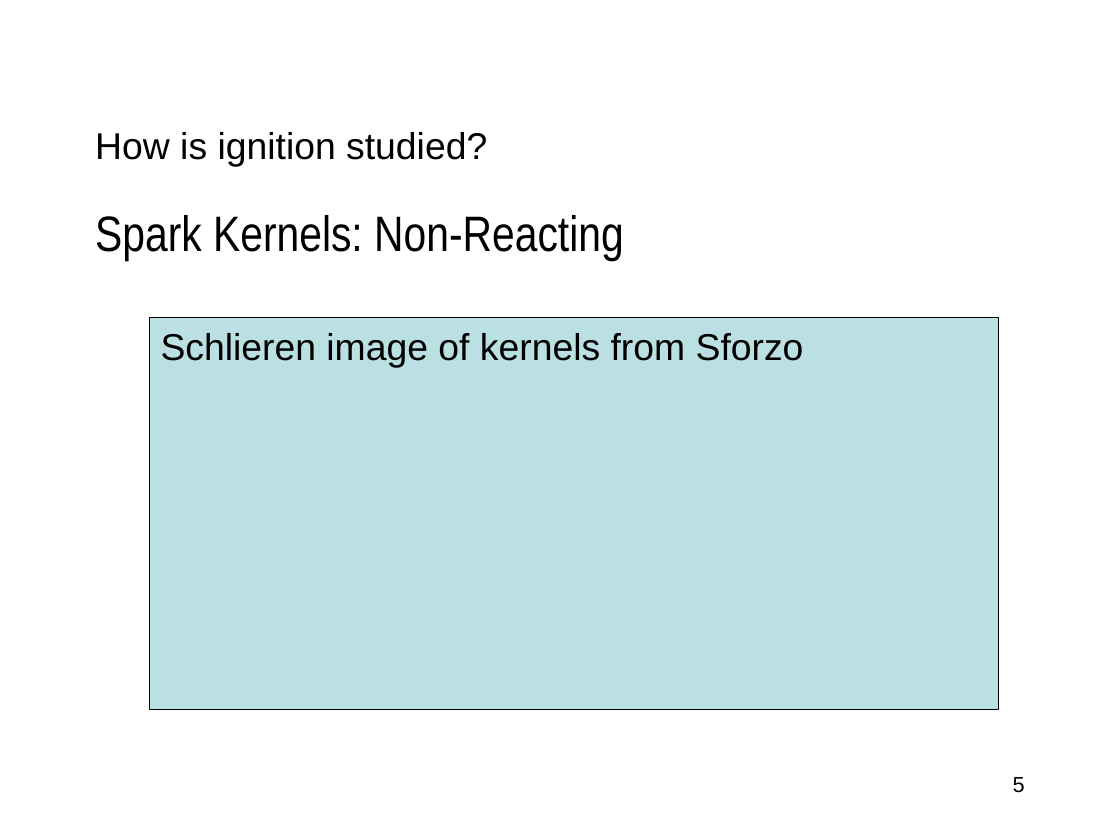
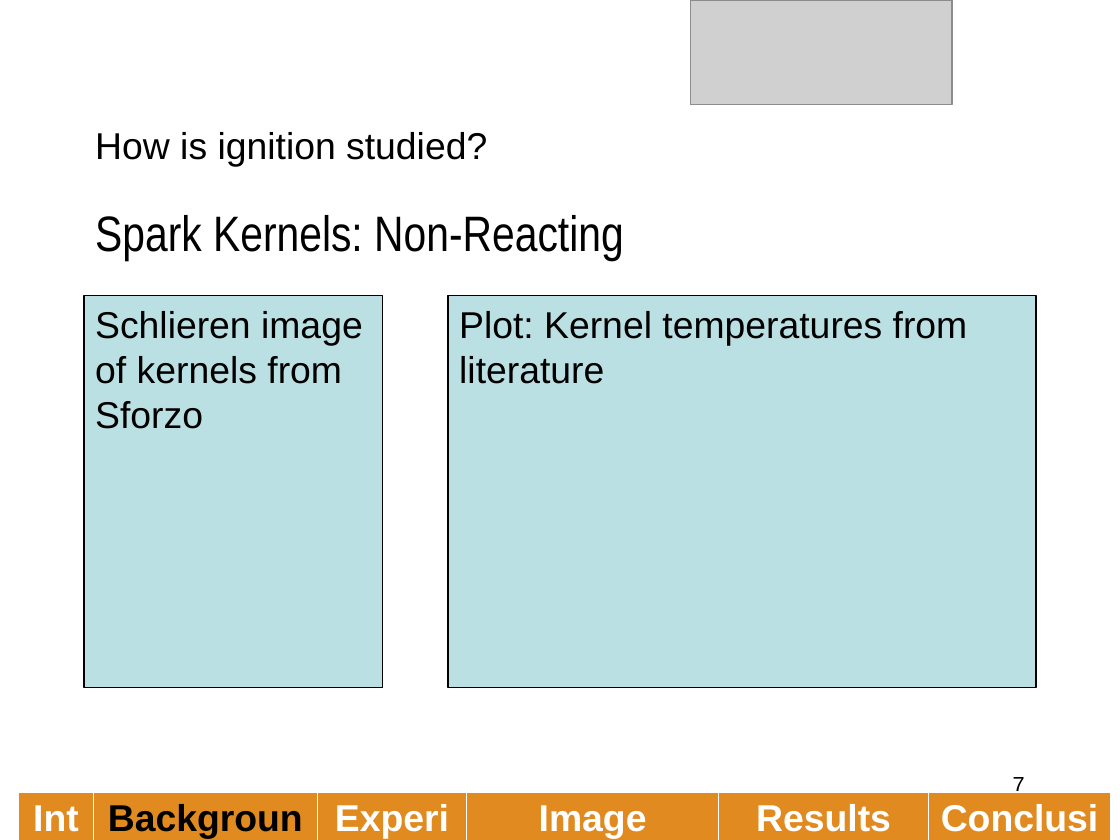
Before and after one commit to caplanda/Spark-Kernels-SciTech-Presentation, a slide deck: slide 7 of Spark Kernels v1.pptx (slide 5 before the commit). Drawn at 1120x840 pixels with LibreOffice and Linux fonts; fonts in the diff are those of the drawing; grey boxes stand for pictures; background and template pictures are left out. Boxes give left, top, right and bottom in pixels: in the first picture for what was removed or moved away, otherwise in the second. Text is boxed around its words. In the diff, an @@ line names an element or a change of style, - is before the commit and + after.

```diff
--- a/Spark Kernels v1.pptx
+++ b/Spark Kernels v1.pptx
@@ picture added at bbox=[691, 0, 952, 104] @@
@@ rectangle "Schlieren image of kernels from ...": place and size @@
-rectangle "Schlieren image of kernels from ..." at bbox=[149, 317, 998, 709]
+rectangle "Schlieren image of kernels from ..." at bbox=[84, 296, 383, 688]
@@ rectangle added at bbox=[448, 296, 1036, 688], fill #BBE0E3, outline #000000 0.75 pt, 24 pt, text #000000 @@
+Plot: Kernel temperatures from literature
@@ page number at bbox=[1013, 777, 1025, 797]: text changed @@
-5
+7
@@ table added at bbox=[19, 792, 1111, 840], 1 rows, 6 columns @@
+Intro | Background | Experiment | Image Processing | Results | Conclusions
```
Also in this commit, not shown: 4 other slides changed, 16 slides added, 2 other files.
